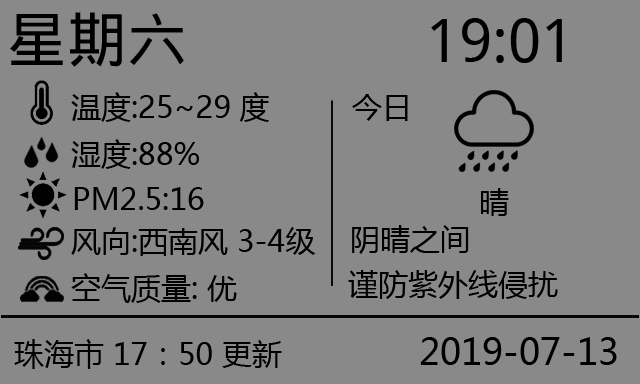
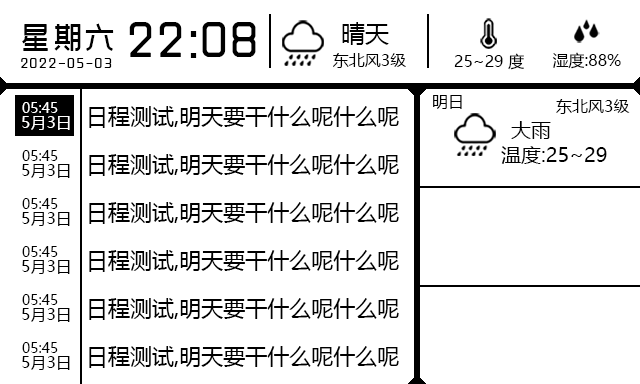
Layer changes from the first w=640, h=384 image to the second:
removed group "icon" (1st of 2) (6 layers) over [18, 80, 67, 302]
added group "天气预报" with 7 layers above "日程" over [433, 95, 630, 183]
added group "组 4" with 6 layers in group "天气预报" over [433, 95, 630, 183]
hid "湿度:88%" (1st of 2, in "天气预报" › "组 4"), moved it into group "组 4", painted on it over [71, 139, 621, 183]
removed layer "风向:西南风 3-4级" over [71, 227, 316, 256]
removed layer "珠海市 17：50 更新" over [14, 339, 282, 369]
added group "日程" with 25 layers above "横栏" over [15, 95, 399, 370]
added group "组 3 拷贝 6" with 3 layers in group "日程" over [22, 342, 399, 370]
added layer "日程测试,明天要干什么呢什么呢" (1st of 6, in "日程" › "组 3 拷贝 6") in group "组 3 拷贝 6" over [89, 346, 399, 368]
added group "组 3 拷贝 4" with 3 layers in group "日程" over [22, 294, 399, 322]
added layer "日程测试,明天要干什么呢什么呢" (2nd of 6, in "日程" › "组 3 拷贝 4") in group "组 3 拷贝 4" over [89, 298, 399, 320]
added group "组 3 拷贝 3" with 3 layers in group "日程" over [22, 246, 399, 274]
added group "组 3 拷贝 2" with 3 layers in group "日程" over [22, 198, 399, 226]
added group "组 3 拷贝" with 3 layers in group "日程" over [22, 150, 399, 178]
added group "组 3" with 4 layers in group "日程" over [15, 95, 399, 136]
renamed "极少数敏感人群应减少户外活动" to "5月3日", showed it, moved it into group "组 3", painted on it over [22, 116, 640, 255]
added group "横栏" with 12 layers above "背景层" over [21, 18, 621, 70]
renamed "晴" to "晴天", moved it into group "横栏", painted on it over [342, 22, 509, 216]
moved "图层 17" into group "横栏", painted on it over [454, 18, 534, 172]
renamed "19:01" to "22:08", moved it into group "横栏", painted on it over [129, 18, 562, 63]
moved "星期六" into group "横栏", painted on it over [10, 12, 184, 67]
added group "背景层" with 4 layers above "BiliBili 日出东水" over [0, 0, 640, 384]
added layer "图层 21" in group "背景层" over [0, 0, 640, 384]
moved "图层 0" into group "背景层", painted on it over [0, 0, 640, 384]
…and 43 more changes (29 added, 14 removed)
